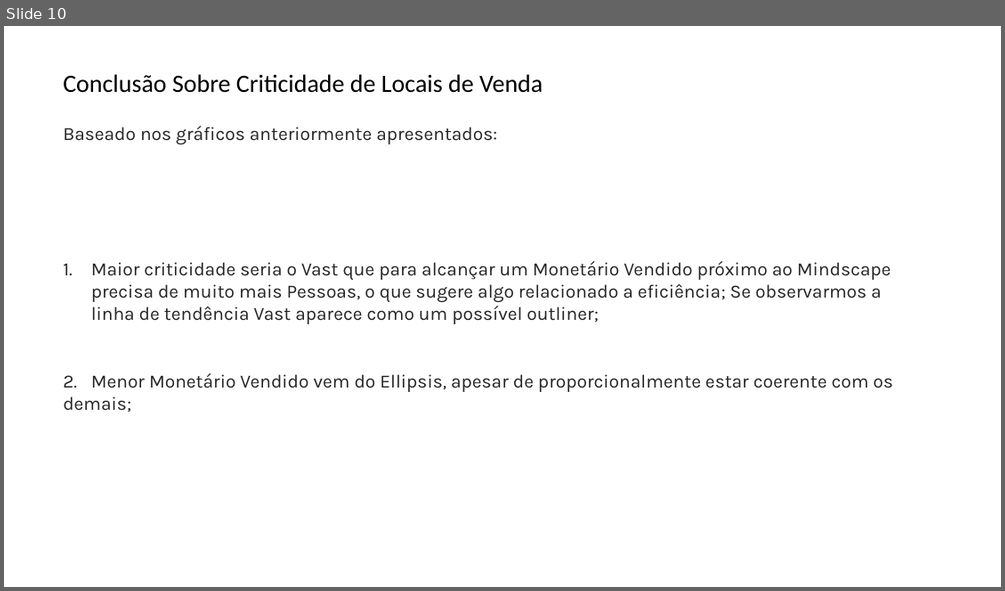
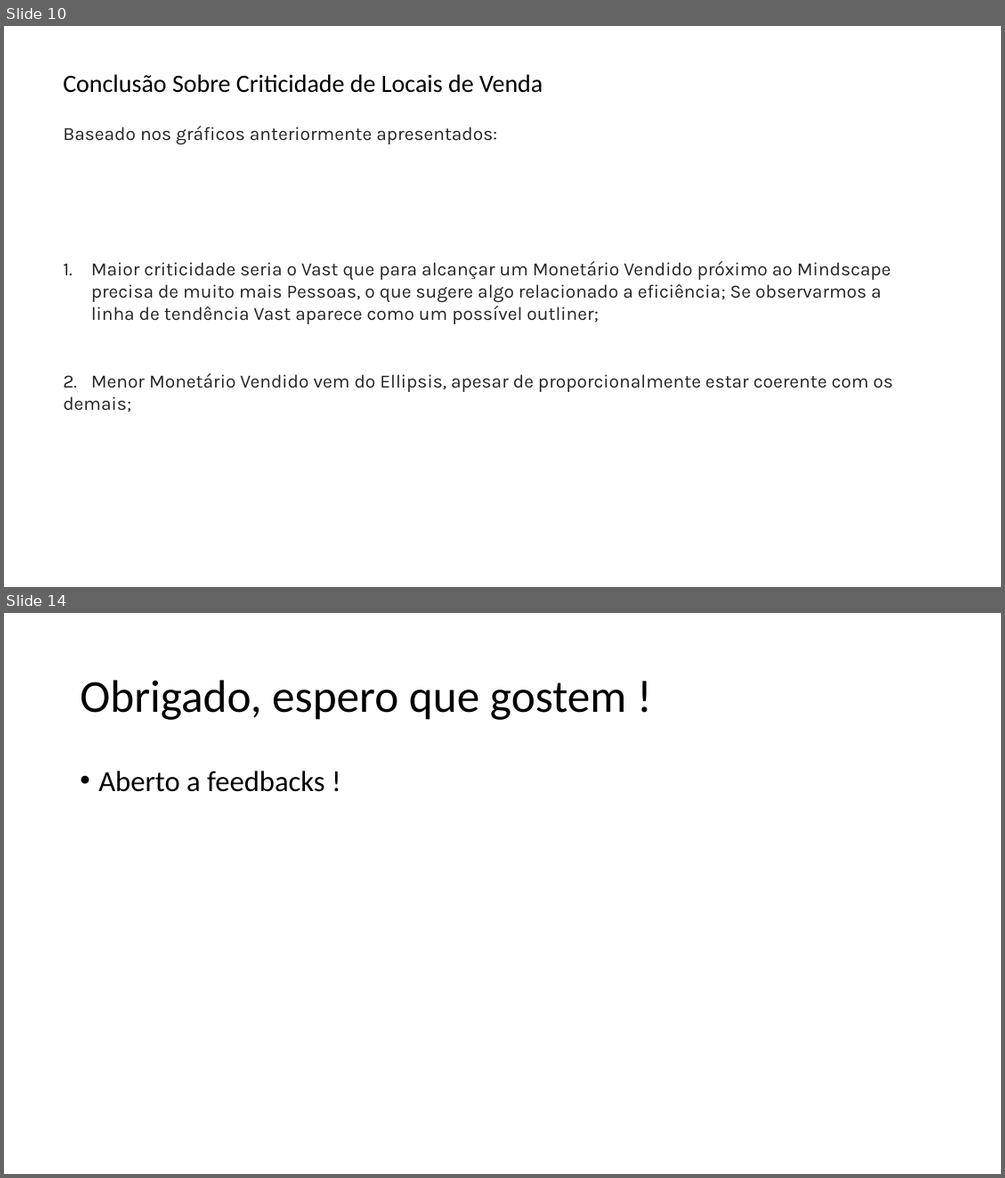
Before and after one commit to filipeaguiarrod/Case-Gol-Linhas-A-reas, a slide deck: Gol Linhas Aéreas_Filipe_Aguiar_R.pptx. Shown one above the other, each under a label of ours: slide 10 before the commit, slides 10 and 14 after it; the slides between them are not shown. The pictures are 1005x591 and 1005x1178 pixels, drawn with LibreOffice and Linux fonts; fonts in the diff are those of the drawing. Boxes give left, top, right and bottom in pixels: in the first picture for what was removed or moved away, otherwise in the second. Text is boxed around its words. In the diff, an @@ line names an element or a change of style, - is before the commit and + after.

```diff
--- a/Gol Linhas Aéreas_Filipe_Aguiar_R.pptx
+++ b/Gol Linhas Aéreas_Filipe_Aguiar_R.pptx
@@ slide 14 added at (4,613,1001,1174), background #FFFFFF @@
@@ title added at (80,680,626,720), 44 pt, text #000000 @@
+Obrigado, espero que gostem !
@@ text added at (98,771,325,792), 28 pt, text #000000 @@
+• Aberto a feedbacks !
```
Also in this commit, not shown: 3 slides changed, 1 other slide added, 2 slides removed, 1 other file.
